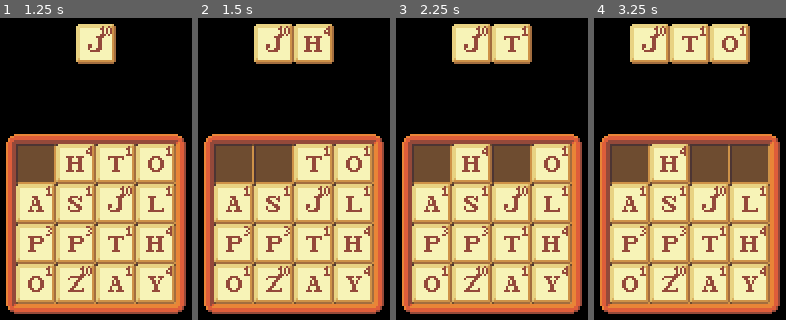
Above: before the commit, frames 1-4 (left to right).
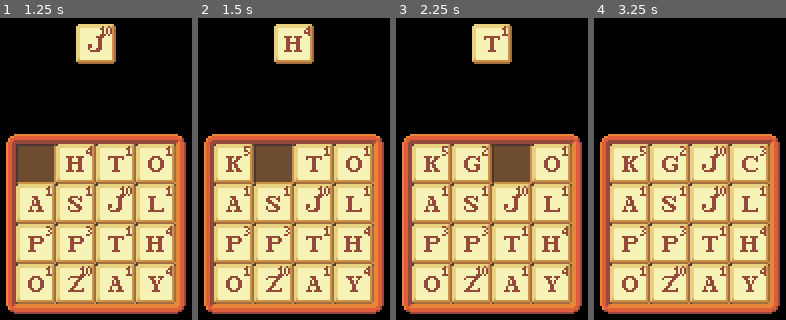
Above: after the commit, the same moments.

Repository: jakubg1/q-stab
Game: Godot game, scene res://scenes/main.tscn
The game is run twice, just before and just after one commit, with the same random seed, the same clock (stepped at 60 frames per second) and the same inputs.
Inputs (mouse positions are in pixels of both pictures, inside the frame that each line leads up to):
- Up to frame 1 (1.25 s): tap Enter at 0.5, 0.6 s; move the mouse to (36, 162) at 0.52 s; click (36, 162) at 0.67 s
- Up to frame 2 (1.5 s): tap Space at 1.25 s; move the mouse to (274, 162) at 1.27 s; tap Enter at 1.35 s; click (274, 162) at 1.42 s
- Up to frame 3 (2.25 s): tap Enter at 2 s; move the mouse to (511, 162) at 2.02 s; tap Backspace at 2.1 s; click (511, 162) at 2.17 s
- Up to frame 4 (3.25 s): tap Enter at 2.3, 3.05 s; tap Space at 2.75 s; move the mouse to (749, 162) at 2.77 s; tap Shift at 2.85 s; click (749, 162) at 2.92 s

Frame 1 is identical in both runs. In frame 2, 7.0% of the frame differs, in the area x 8-71%, y 1-55%; in frame 3, 7.0%; in frame 4, 17%, in the area x 8-92%, y 1-55%.

Commit message:
Word submitting
- Pressing Enter now submits the word and destroys the tiles.
  - Currently all words are valid. there is no dictionary yet.
- After tiles have been destroyed, new ones come from the top of the screen.

Diff:
--- a/scripts/letter_manager.gd
+++ b/scripts/letter_manager.gd
@@ -43,6 +43,19 @@
 		if not lastTile or lastTile == tile:
 			break
 
+# Checks if the specified word is valid and returns `true` if so, `false` otherwise.
+func isWordValid(word: String) -> bool:
+	# Obviously this will be more sophisticated than that eventually.
+	return len(word) > 0
+
+# Attempts to submit the word in rack.
+func submitWord() -> void:
+	var word = letterStage.getWord()
+	if isWordValid(word):
+		letterStage.destroyTiles()
+		letterRack.fill()
+		print(word)
+
 # Called when the node enters the scene tree for the first time.
 func _ready() -> void:
 	pass # Replace with function body.
@@ -76,6 +89,8 @@
 			moveAllLettersToRack()
 		elif event.keycode == KEY_ESCAPE:
 			moveAllLettersToRack()
+		elif event.keycode == KEY_ENTER:
+			submitWord()
 		else:
 			# Handle a letter being pressed.
 			var code = event.get_unicode()
--- a/scripts/letter_rack.gd
+++ b/scripts/letter_rack.gd
@@ -21,6 +21,14 @@
 	tile.reparent(self)
 	tile.position = getTilePosition(tile.getRackIndex())
 
+# Moves the specified tile to a different position.
+# Overwrites whatever was at the position previously and sets the tile in old position to `null`.
+func moveTile(tile: Node, index: int) -> void:
+	tiles[tile.getRackIndex()] = null
+	tiles[index] = tile
+	tile.setRackIndex(index)
+	tile.position = getTilePosition(tile.getRackIndex())
+
 # Returns a tile at given tile index.
 func getTile(index: int) -> Node:
 	return tiles[index]
@@ -41,6 +49,31 @@
 			return tile
 	return null
 
+# Purges destroyed tiles, makes existing ones fall down in the holes and new ones fall from the top.
+func fill() -> void:
+	# Purge destroyed tiles.
+	for i in 16:
+		if getTile(i).isDestroyed():
+			tiles[i] = null
+	# Fall existing tiles into the newly created holes and spawn new tiles, column by column.
+	for x in 4:
+		for y in range(3, -1, -1): # Iterates through [3, 2, 1, 0]. Essentially, we are working our way up.
+			var index = x + y * 4
+			if getTile(index):
+				continue # There is a tile there, leave it alone.
+			# If we have arrived here, this space is empty.
+			# Look for a tile above us that we could fit here.
+			var seekTile = null
+			for seekY in range(y - 1, -1, -1): # Working our way up from the tile one above.
+				seekTile = getTile(x + seekY * 4)
+				if seekTile:
+					break # We found a tile. Seek over.
+			# If we found a tile above us, move it here. Otherwise, spawn a new tile.
+			if seekTile:
+				moveTile(seekTile, index)
+			else:
+				addTile(index)
+
 # Called when the node enters the scene tree for the first time.
 func _ready() -> void:
 	for i in 16:
--- a/scripts/letter_stage.gd
+++ b/scripts/letter_stage.gd
@@ -20,6 +20,12 @@
 	while len(tiles) > 0:
 		removeTile()
 
+# Destroys all tiles in the stage. This is supposed to run after successfully submitting a word.
+func destroyTiles() -> void:
+	while len(tiles) > 0:
+		var tile = tiles.pop_back()
+		tile.destroy()
+
 # Returns the most recent (rightmost) tile in the stage, or `null` if the stage is empty.
 func getLastTile() -> Node:
 	return tiles[-1] if len(tiles) > 0 else null
@@ -33,7 +39,10 @@
 
 # Returns a word comprised of the current tiles in the stage.
 func getWord() -> String:
-	return ""
+	var word = ""
+	for tile in tiles:
+		word += tile.getWordComponent()
+	return word
 
 # Returns a tile node position based on the index in the stage.
 func getTilePosition(i: int) -> Vector2:
--- a/scripts/letter_tile.gd
+++ b/scripts/letter_tile.gd
@@ -1,9 +1,11 @@
 extends Node2D
 
 const LETTERS := "abcdefghijklmnopqrstuvwxyz*"
+const LETTER_MAPPINGS := {"q": "qu"}
 var letter := "a"
 var onRack := true
 var rackIndex := 0
+var destroyed := false
 
 # Sets a letter on this Tile.
 # `letter` must be a valid lowercase letter.
@@ -14,9 +16,15 @@
 	var y = index / 9 + 1
 	$Tile/Letter.texture.region = Rect2(x * 20, y * 20, 20, 20)
 
-# Returns the letter on this Tile.
+# Returns the letter on this Tile. This is always a single character.
+# For example, for the Q tile this returns "q".
 func getLetter() -> String:
 	return letter
+
+# Returns the letter or multiple letters this Tile is used for a word.
+# For example, for the Q tile this returns "qu".
+func getWordComponent() -> String:
+	return LETTER_MAPPINGS[letter] if letter in LETTER_MAPPINGS else letter
 
 # Sets whether this tile is currently on rack.
 func setOnRack(onRack: bool) -> void:
@@ -39,6 +47,16 @@
 func isHovered() -> bool:
 	return $Hover.hovered
 
+# Destroys this tile.
+func destroy() -> void:
+	# This tile will still exist until the end of frame, and we need the destruction fact now.
+	destroyed = true
+	queue_free()
+
+# Returns whether this tile is destroyed, i.e. `destroy()` has been called but the node still exists.
+func isDestroyed() -> bool:
+	return destroyed
+
 # Called when the node enters the scene tree for the first time.
 func _ready() -> void:
 	var n = randi_range(0, 25)
